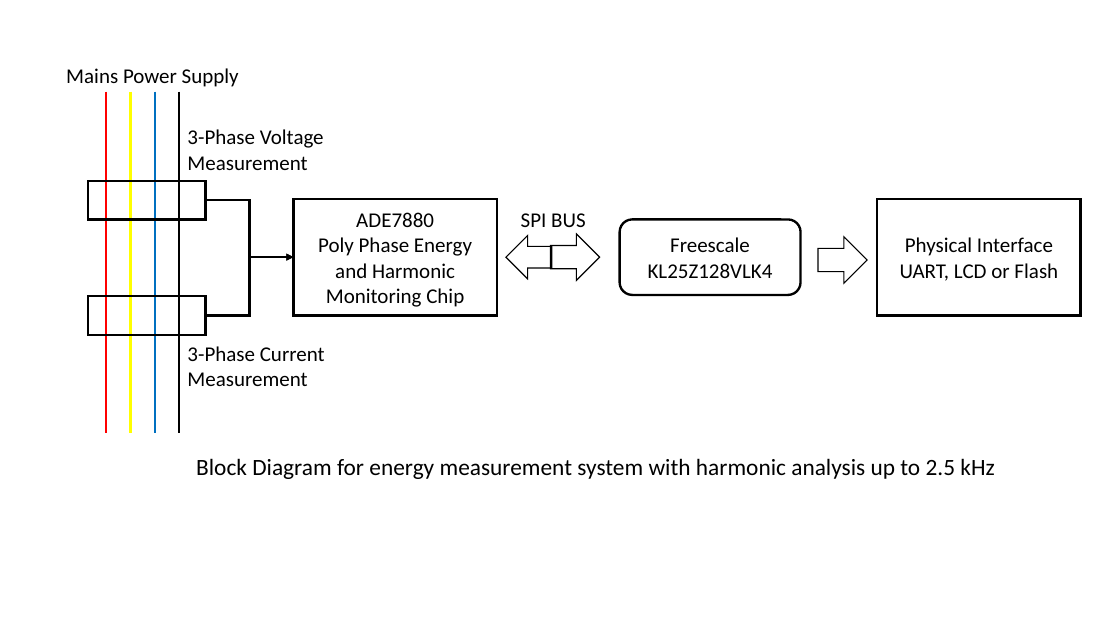
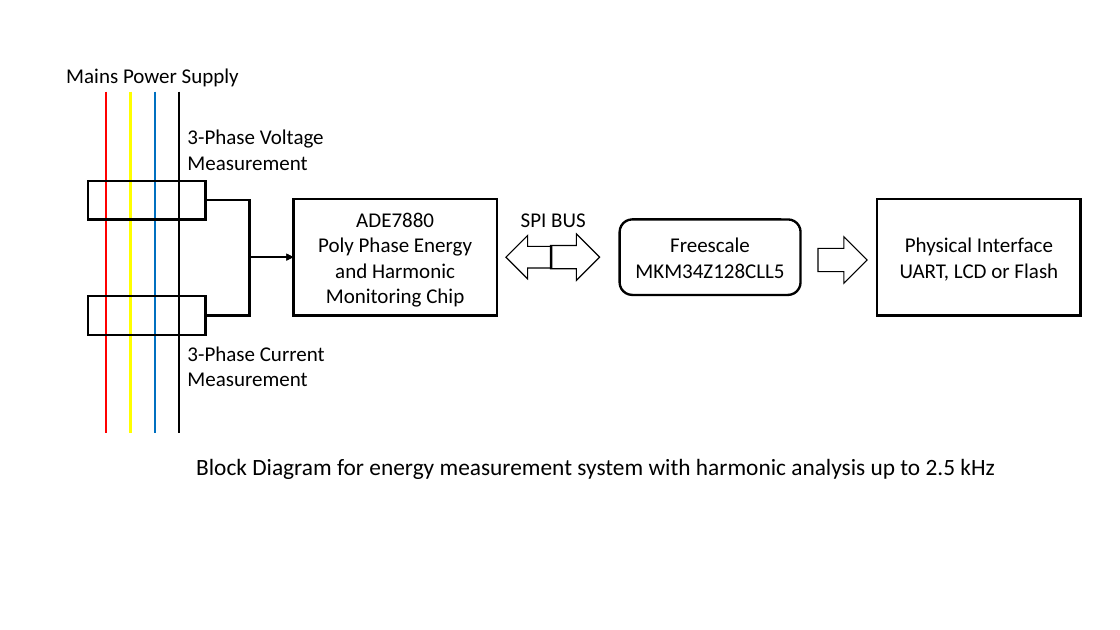
Before and after one commit to manojgulati/SESDP-ECE5SES, a slide deck: slide 2 of Final Project/Proposals/Presentation1.pptx. Drawn at 1120x630 pixels with LibreOffice and Linux fonts; fonts in the diff are those of the drawing. Boxes give left, top, right and bottom in pixels: in the first picture for what was removed or moved away, otherwise in the second. Text is boxed around its words. In the diff, an @@ line names an element or a change of style, - is before the commit and + after.

```diff
--- a/Final Project/Proposals/Presentation1.pptx
+++ b/Final Project/Proposals/Presentation1.pptx
@@ text in rounded rectangle at bbox=[635, 237, 784, 278]: text changed @@
-Freescale KL25Z128VLK4
+Freescale MKM34Z128CLL5
```
Also in this commit, not shown: 43 other files.
